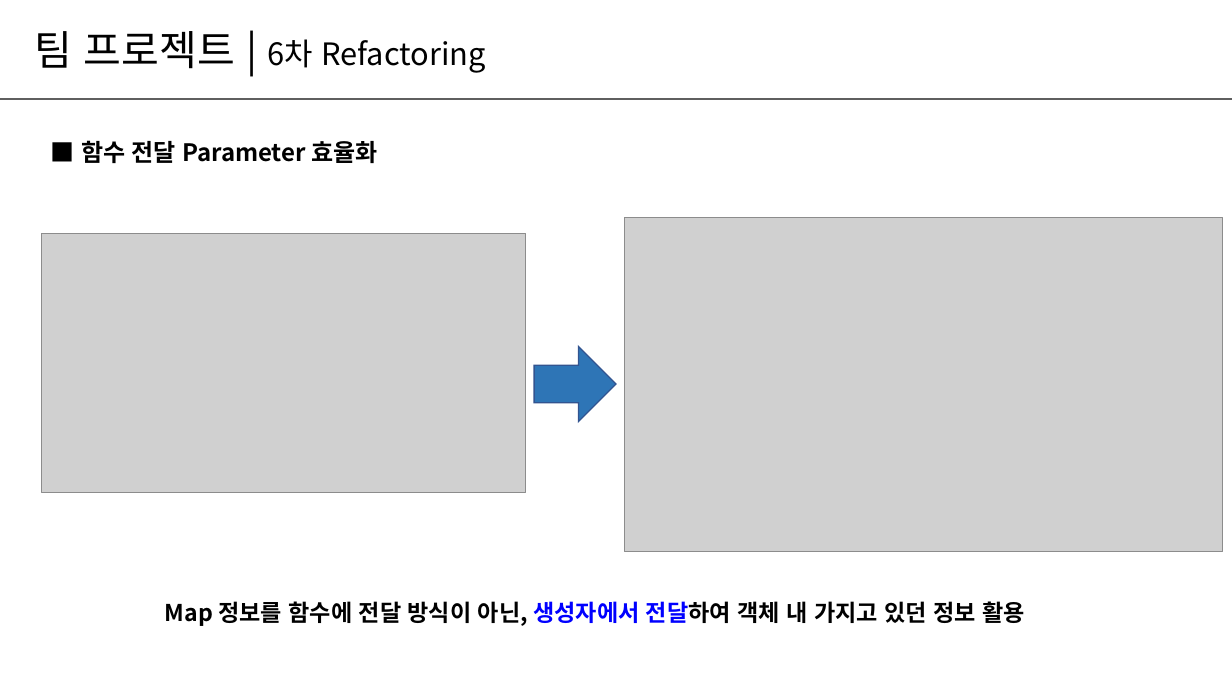
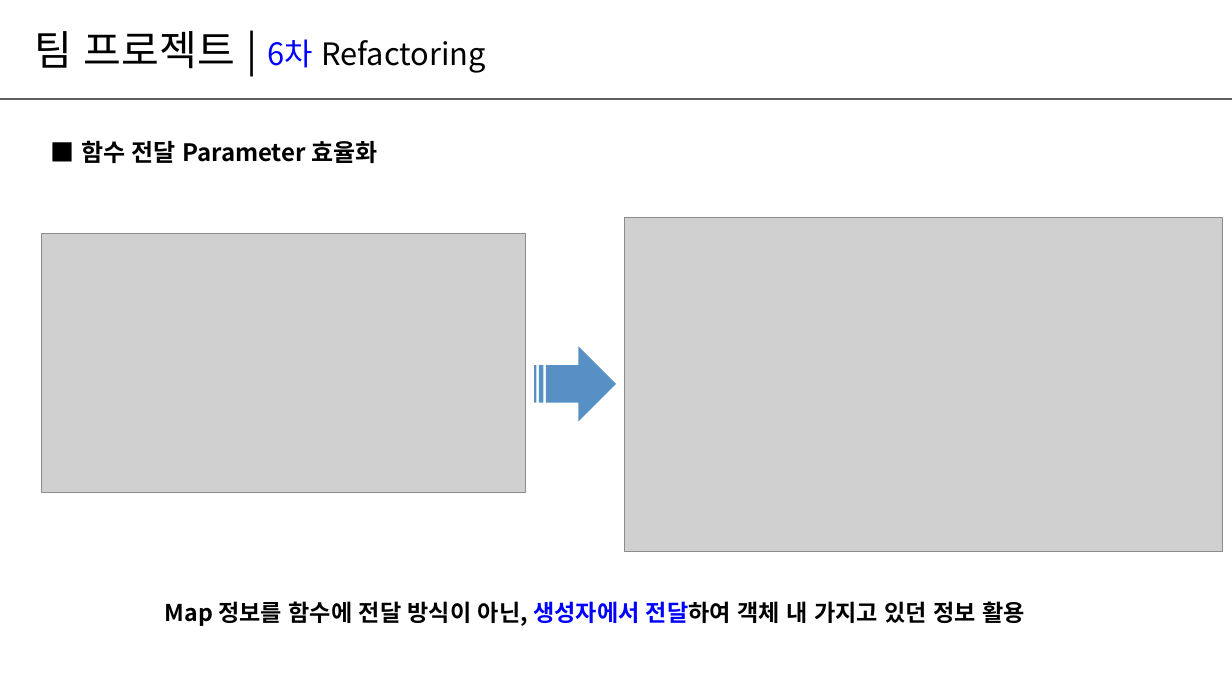
Before and after one commit to wjoongkim/Easy, a slide deck: slide 11 of 팀프로젝트_Easy팀_발표.pptx. Drawn at 1232x693 pixels with LibreOffice and Linux fonts; fonts in the diff are those of the drawing; grey boxes stand for pictures. Boxes give left, top, right and bottom in pixels: in the first picture for what was removed or moved away, otherwise in the second. Text is boxed around its words. In the diff, an @@ line names an element or a change of style, - is before the commit and + after.

```diff
--- a/팀프로젝트_Easy팀_발표.pptx
+++ b/팀프로젝트_Easy팀_발표.pptx
@@ text "팀 프로젝트 | 6차 Refactoring" at (35,31,486,73): text colour #000000 to #0000FF in "6차" @@
@@ right arrow removed at (534,347,616,421) @@
@@ striped right arrow added at (534,347,616,421), fill #2E75B6 at 80% opacity @@
```
Also in this commit, not shown: 11 other slides changed, 1 slide added.
